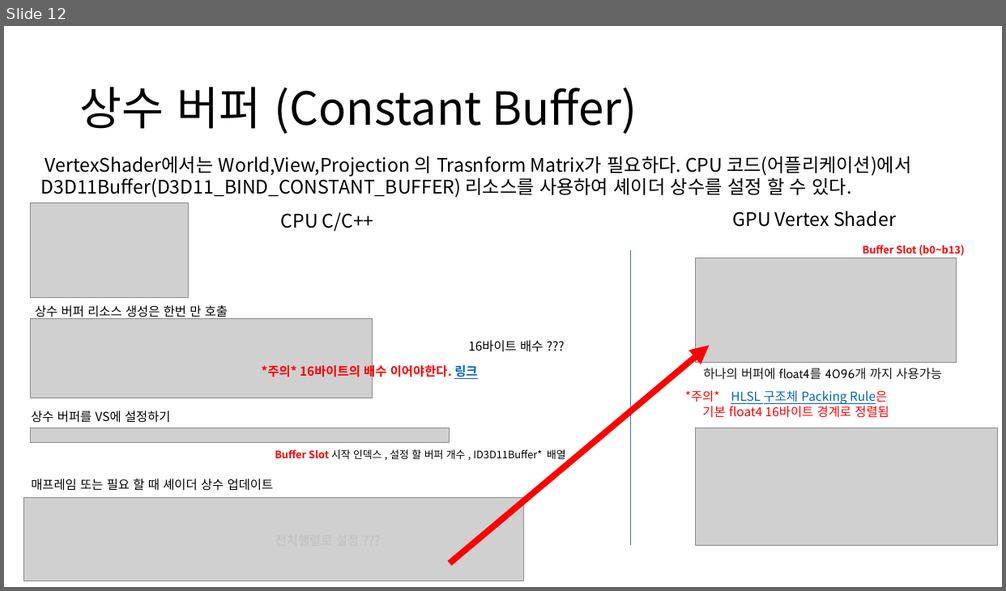
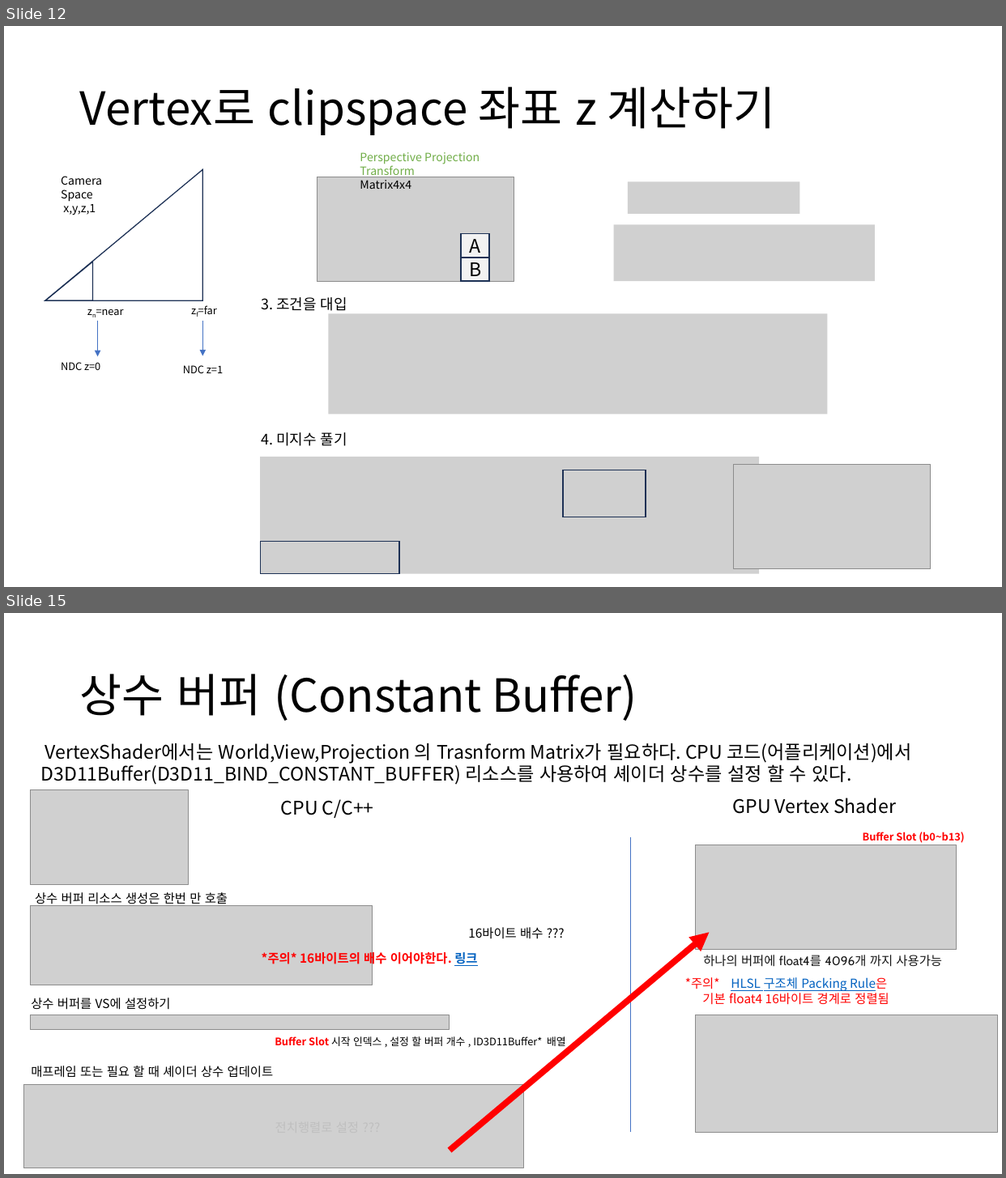
Before and after one commit to ldw9981/D3D11_Tutorial, a slide deck: Documents/03-Transform.pptx. Shown one above the other, each under a label of ours: slide 12 before the commit, slides 12 and 15 after it; the slides between them are not shown. The pictures are 1006x591 and 1006x1178 pixels, drawn with LibreOffice and Linux fonts; fonts in the diff are those of the drawing; grey boxes stand for pictures. Boxes give left, top, right and bottom in pixels: in the first picture for what was removed or moved away, otherwise in the second. Text is boxed around its words. In the diff, an @@ line names an element or a change of style, - is before the commit and + after.

```diff
--- a/Documents/03-Transform.pptx
+++ b/Documents/03-Transform.pptx
@@ slide 12 added at bbox=[4, 26, 1002, 587], background #FFFFFF @@
@@ title added at bbox=[80, 87, 776, 135], 44 pt, text #000000 @@
+Vertex로 clipspace 좌표 z 계산하기
@@ right triangle added at bbox=[45, 169, 202, 301], outline #1E3256 1 pt @@
@@ text added at bbox=[360, 152, 479, 189], 11 pt, text #70AD47 @@
+Perspective Projection Transform
+Matrix4x4
@@ text added at bbox=[61, 176, 102, 216], 11 pt, text #000000 @@
+Camera Space
+x,y,z,1
@@ picture added at bbox=[317, 177, 513, 282] @@
@@ picture added at bbox=[628, 182, 799, 214] @@
@@ rectangle added at bbox=[462, 234, 490, 258], fill #F2F2F2, outline #1E3256 1 pt, 18 pt, text #000000 @@
+A
@@ picture added at bbox=[614, 225, 876, 281] @@
@@ right triangle added at bbox=[45, 262, 92, 301], outline #1E3256 1 pt @@
@@ rectangle added at bbox=[462, 258, 490, 281], fill #F2F2F2, outline #1E3256 1 pt, 18 pt, text #000000 @@
+B
@@ text added at bbox=[96, 310, 124, 315], 10 pt, text #000000 @@
+zn=near
@@ text added at bbox=[198, 305, 217, 314], 10 pt, text #000000 @@
+zf=far
@@ text added at bbox=[261, 297, 347, 311], 14 pt, text #000000 @@
+3. 조건을 대입
@@ picture added at bbox=[328, 314, 828, 415] @@
@@ arrow added from (98, 321) to (98, 357), #4472C4 0.5 pt @@
@@ arrow added from (203, 321) to (203, 356), #4472C4 0.5 pt @@
@@ text added at bbox=[61, 362, 100, 370], 10 pt, text #000000 @@
+NDC z=0
@@ text added at bbox=[183, 365, 223, 373], 10 pt, text #000000 @@
+NDC z=1
@@ text added at bbox=[261, 433, 347, 446], 14 pt, text #000000 @@
+4. 미지수 풀기
@@ picture added at bbox=[260, 457, 760, 514] @@
@@ rectangle added at bbox=[563, 471, 646, 517], outline #1E3256 1 pt @@
@@ picture added at bbox=[733, 465, 930, 570] @@
@@ picture added at bbox=[260, 510, 760, 574] @@
@@ rectangle added at bbox=[260, 542, 399, 574], outline #1E3256 1 pt @@
@@ what was slide 12 is now slide 15 @@
```
Also in this commit, not shown: 4 slides changed, 2 other slides added, 1 other file.
